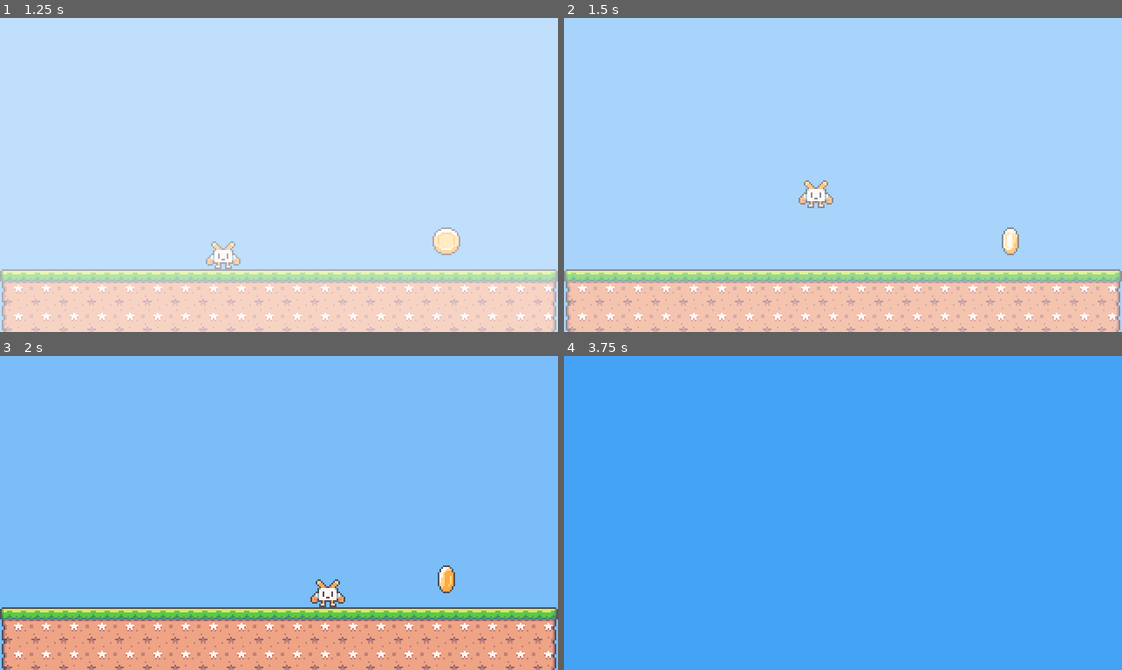
Above: before the commit, frames 1-4 (two rows, left to right).
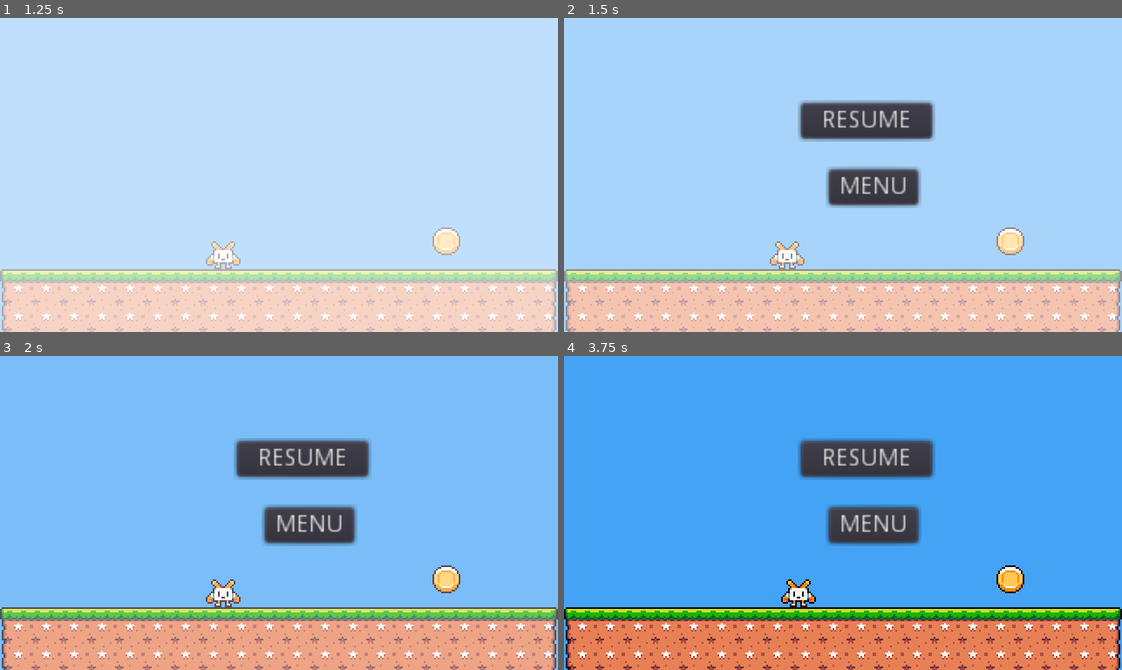
Above: after the commit, the same moments.

Repository: felipecrdos/GodotGames
Game: Godot game, scene res://Scenes/Game.tscn
Two runs of this game, one before a commit and one after it. Both use one fixed random seed, a clock stepped at 60 frames per second and the inputs below.
Inputs (mouse positions are in pixels of both pictures, inside the frame that each line leads up to):
- Up to frame 1 (1.25 s): click "START" at 0.5 s
- Up to frame 2 (1.5 s): tap Enter (ui_accept) at 1.25 s; hold Right (ui_right) from 1.28 s (still down); hold P from 1.28 s (still down)
- Up to frame 3 (2 s): keep holding Right (ui_right); keep holding P; tap Enter (ui_accept) at 1.52 s
- Up to frame 4 (3.75 s): release Right (ui_right) at 2 s; release P at 2 s; click (865, 459) at 2 s, where only the run after the commit has a clickable "RESUME"; click (870, 525) at 2.75 s, where only the run before the commit has a clickable "MENU"; hold Right (ui_right) from 3.53 s (still down); tap P at 3.6 s

Frame 1 is identical in both runs. In frame 2, 6.4% of the frame differs, in the area x 36-83%, y 26-80%; in frame 3, 6.5%; in frame 4, 26%, in the area x 0-100%, y 26-100%.

Commit message:
fix pause screen

Diff:
--- a/Lil Wiz/Scenes/Game.tscn
+++ b/Lil Wiz/Scenes/Game.tscn
@@ -47,6 +47,7 @@
 text = "MENU"
 
 [node name="MenuScreen" type="Node2D" parent="Interface"]
+z_index = -1
 script = ExtResource( 6 )
 
 [node name="StartButton" parent="Interface/MenuScreen" instance=ExtResource( 7 )]
@@ -55,13 +56,16 @@
 margin_right = 179.0
 margin_bottom = 97.0
 text = "START"
-scene = "res://Scenes/Levels/LevelA.tscn"
+file = "res://Scenes/Levels/LevelA.tscn"
 
 [node name="World" type="Node2D" parent="."]
 script = ExtResource( 2 )
 
 [node name="Sound" type="Node2D" parent="."]
 script = ExtResource( 4 )
-[connection signal="custom_pressed" from="Interface/PauseScreen/MenuButton" to="." method="on_menu_button_pressed"]
+[connection signal="custom_pressed" from="Interface/PauseScreen/ResumeButton" to="World" method="on_resume_button_pressed"]
+[connection signal="custom_pressed" from="Interface/PauseScreen/MenuButton" to="World" method="on_menu_button_pressed"]
 [connection signal="custom_pressed" from="Interface/MenuScreen/StartButton" to="World" method="on_start_button_pressed"]
 [connection signal="change_level" from="World" to="." method="on_world_change_level"]
+[connection signal="goto_menu" from="World" to="." method="on_world_goto_menu"]
+[connection signal="resume_level" from="World" to="." method="on_world_resume_level"]
--- a/Lil Wiz/Scripts/Game.gd
+++ b/Lil Wiz/Scripts/Game.gd
@@ -29,6 +29,9 @@
 func fade_out(start_value, end_value, time):
 	find("FadeScreen").start_fade(1, 0, 2)
 
+func set_paused(value : bool):
+	get_tree().paused = value
+
 # Sinal recebido pelo nó World quando
 # quando um sinal de troca de level é enviado.
 func on_world_change_level(level):
@@ -37,6 +40,7 @@
 	Data.save_level()
 
 	set_visible({"MenuScreen":false})
+	set_paused(false)
 
 	fade_in(0, 1, 1)
 	find("World").change_level(level)
@@ -44,6 +48,13 @@
 
 	Data.load_player()
 
-func on_menu_button_pressed(scene):
+func on_world_goto_menu(scene):
+	set_visible({"PauseScreen":false})
+	fade_in(0, 1, 1)
 	find("World").remove_level()
-	pass
+	fade_out(1, 0, 1)
+	set_visible({"MenuScreen":true})
+
+func on_world_resume_level(file):
+	set_paused(false)
+	set_visible({"PauseScreen":false})
--- a/Lil Wiz/Scripts/Interface/CustomButton.gd
+++ b/Lil Wiz/Scripts/Interface/CustomButton.gd
@@ -1,7 +1,7 @@
 extends Button
 
-export (String, FILE) var scene
-signal custom_pressed(scene)
+export (String, FILE) var file
+signal custom_pressed(file)
 
 func on_custom_button_pressed():
-	emit_signal("custom_pressed", scene)
+	emit_signal("custom_pressed", file)
--- a/Lil Wiz/Scripts/Interface/PauseScreen.gd
+++ b/Lil Wiz/Scripts/Interface/PauseScreen.gd
@@ -8,5 +8,5 @@
 func _input(event):
 	if event is InputEventKey:
 		if Input.is_key_pressed(KEY_P):
-			get_tree().paused = !get_tree().paused
+			get_tree().paused = true
 			visible = get_tree().paused
--- a/Lil Wiz/Scripts/World.gd
+++ b/Lil Wiz/Scripts/World.gd
@@ -1,6 +1,8 @@
 extends Node2D
 
-signal change_level
+signal change_level(file)
+signal resume_level(file)
+signal goto_menu(file)
 
 func init():
 	pass
@@ -8,16 +10,22 @@
 func _ready():
 	init()
 
-func change_level(scene):
-	load_level(scene)
+func change_level(file):
+	load_level(file)
 
-func load_level(scene):
+func load_level(file):
 	remove_level()
-	call_deferred("add_child",load(scene).instance())
+	call_deferred("add_child",load(file).instance())
 
 func remove_level():
 	if has_node("Level"):
 		get_node("Level").call_deferred("free")
 
-func on_start_button_pressed(scene):
-	emit_signal("change_level", scene)
+func on_start_button_pressed(file):
+	emit_signal("change_level", file)
+
+func on_menu_button_pressed(file):
+	emit_signal("goto_menu", file)
+
+func on_resume_button_pressed(file):
+	emit_signal("resume_level", file)
